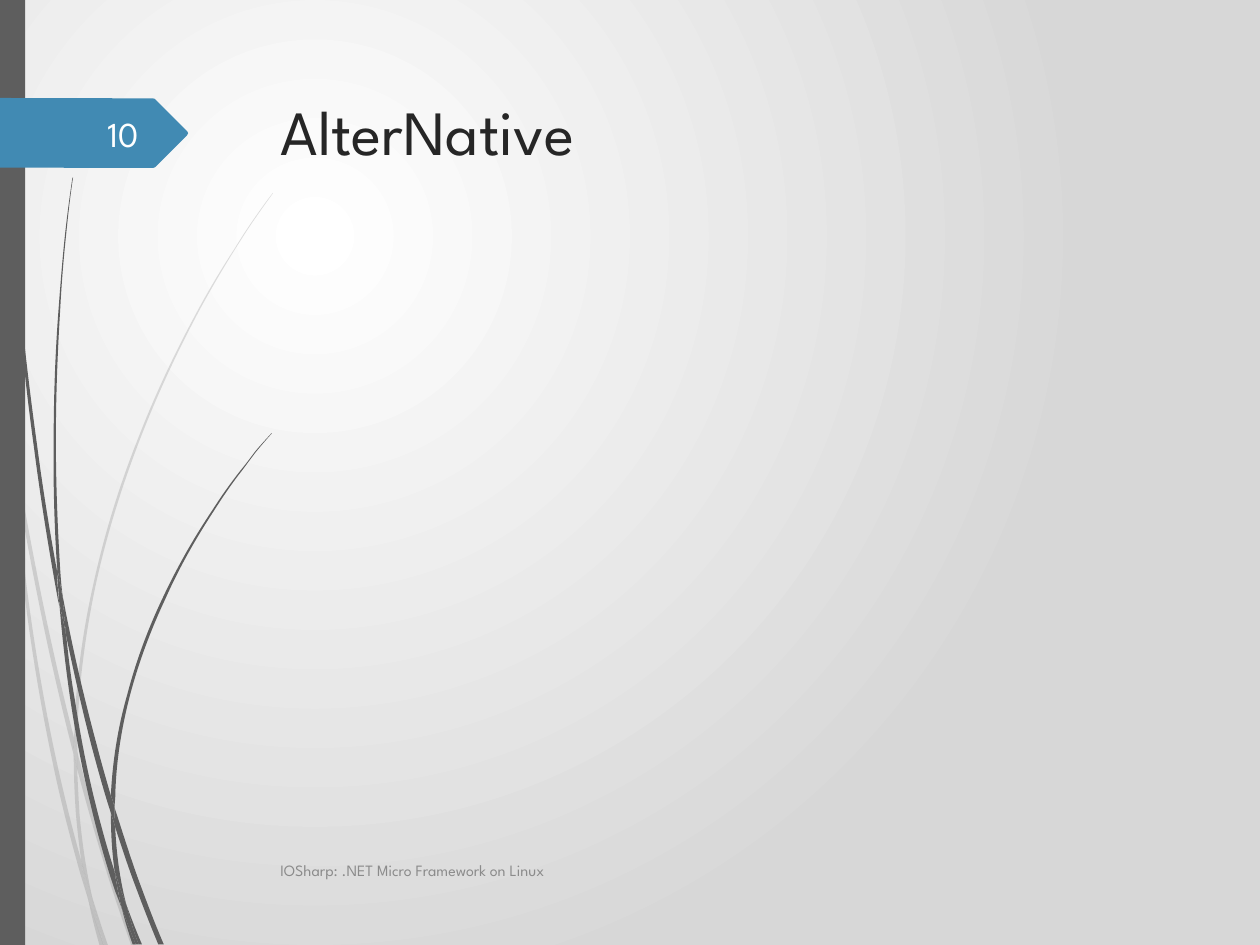
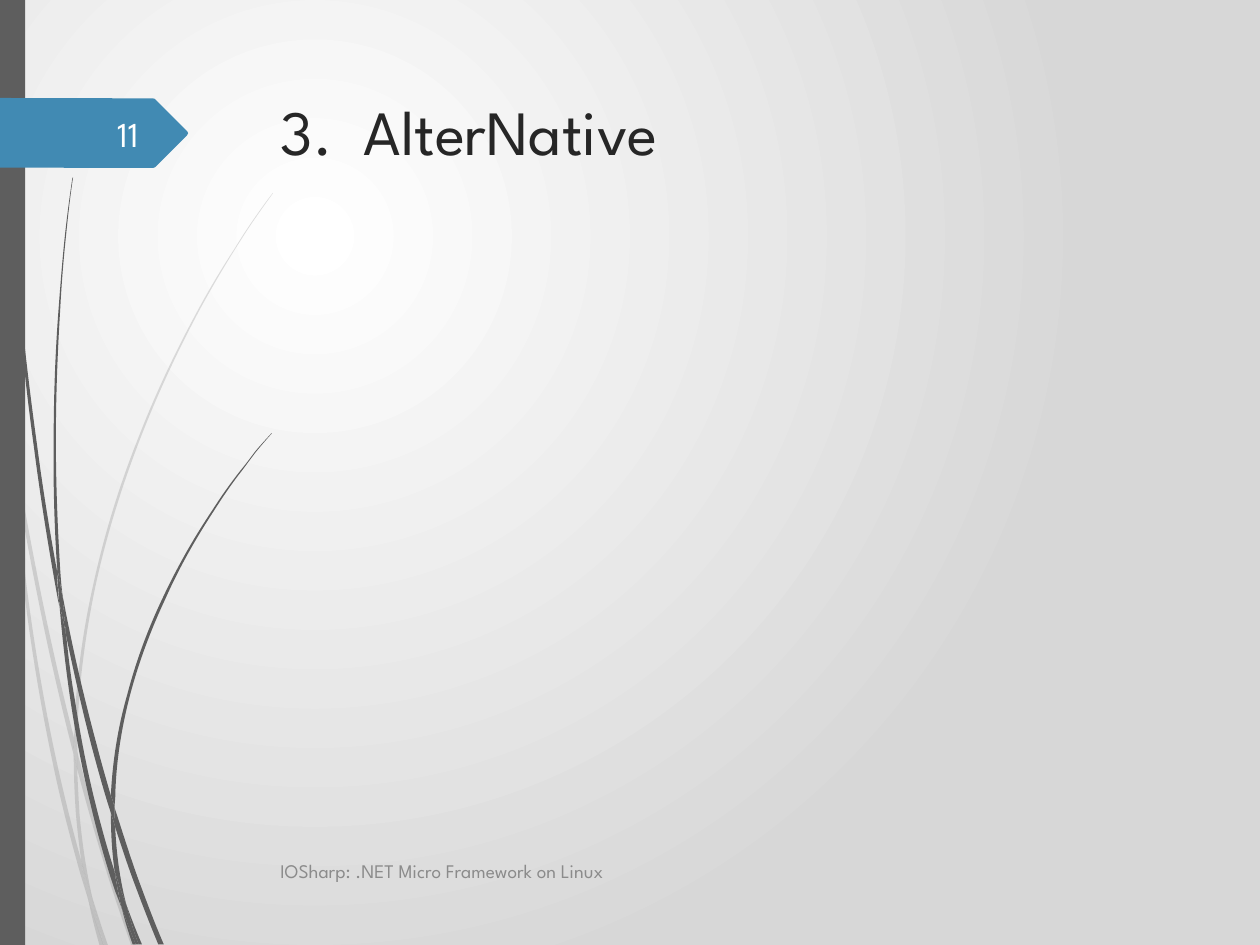
Before and after one commit to GerardSoleCa/BachelorThesisMisc, a slide deck: slide 11 of ThesisDoc/IOSharp.pptx (slide 10 before the commit). Drawn at 1260x945 pixels with LibreOffice and Linux fonts; fonts in the diff are those of the drawing; background and template pictures are left out. Boxes give left, top, right and bottom in pixels: in the first picture for what was removed or moved away, otherwise in the second. Text is boxed around its words. In the diff, an @@ line names an element or a change of style, - is before the commit and + after.

```diff
--- a/ThesisDoc/IOSharp.pptx
+++ b/ThesisDoc/IOSharp.pptx
@@ title at box(281, 111, 658, 156): text changed @@
-AlterNative
+3. AlterNative
@@ page number at box(117, 124, 138, 147): text changed @@
-10
+11
@@ text "IOSharp: .NET Micro Framework on ..." at box(280, 865, 603, 882): size 9 to 11 pt @@
```
Also in this commit, not shown: 15 other slides changed, 1 slide added, 11 other files.
